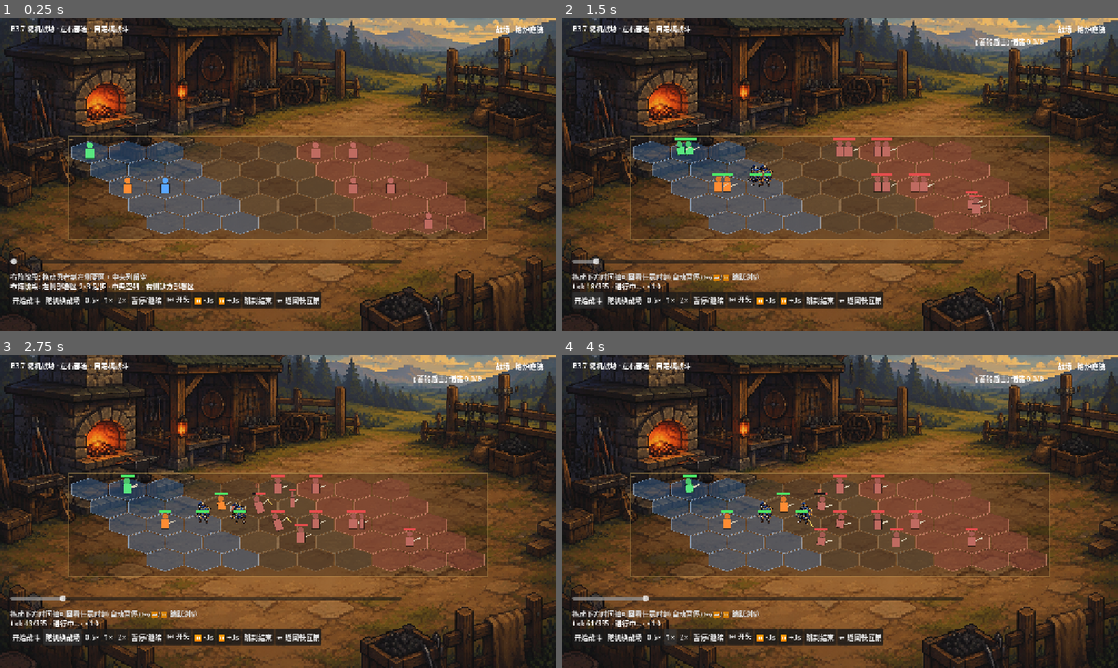
Above: before the commit, frames 1-4 (two rows, left to right).
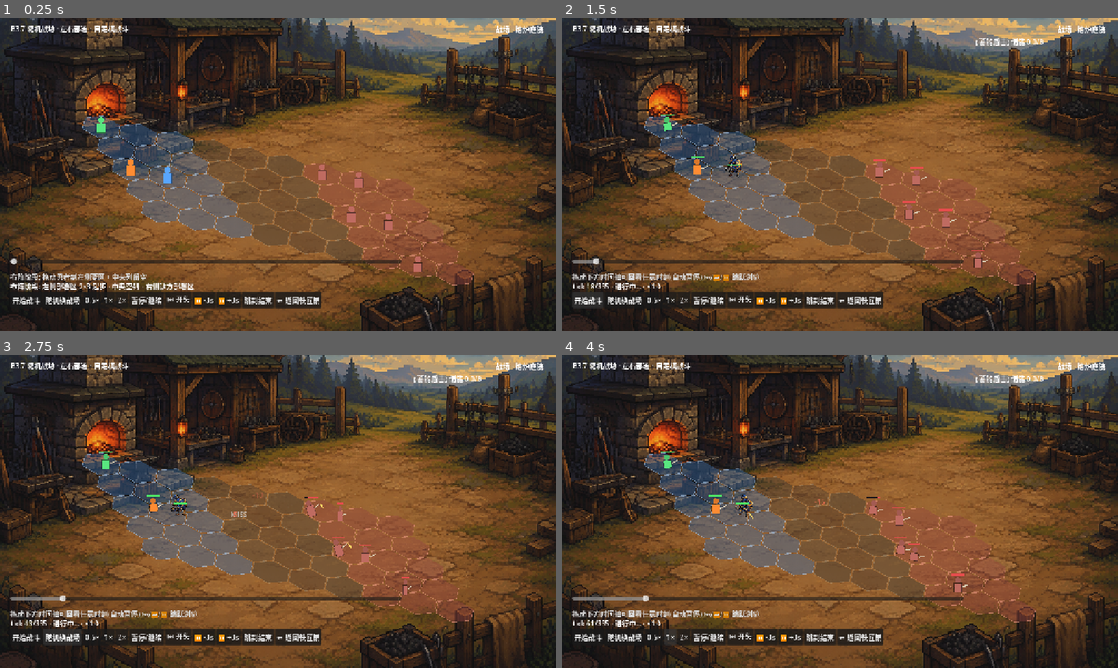
Above: after the commit, the same moments.

Repository: wuzhang114/forgegod
Game: Godot game, scene res://scenes/battle/battle_demo.tscn
The game is run twice, just before and just after one commit, with the same random seed, the same clock (stepped at 60 frames per second) and the same inputs. This scene is started directly instead of the project's main scene.
Inputs:
- Up to frame 1 (0.25 s): no input
- Up to frame 2 (1.5 s): click "开始战斗" at 0.5 s; click "开始战斗" at 1.25 s
- Up to frame 3 (2.75 s): click "随机换战场" at 2 s
- Up to frame 4 (4 s): click "0.5×" at 2.75 s; click "1×" at 3.5 s

The runs differ from the first frame. In frame 1, 17% of the frame differs, in the area x 12-88%, y 31-86%; in frame 2, 17%, in the area x 12-88%, y 30-86%; in frame 3, 17%; in frame 4, 17%.

Commit message:
fix(battle): 4 视觉修复 - 棋盘贴地/去矩形框/12° 偏转/残留幽灵+回放

Diff:
--- a/godot-prototype/scenes/battle/battle_demo.gd
+++ b/godot-prototype/scenes/battle/battle_demo.gd
@@ -37,7 +37,10 @@
 
 const HEX_SIZE := 50.0
 const Y_SQUASH := 0.54
-const BOARD_CENTER := Vector2(640, 390)
+const BOARD_TILT_DEG := 12.0  # 整个六边形战场轻微偏转(视觉风格)
+const BOARD_CENTER := Vector2(640, 430)  # 兜底;实际每张地图用 ground_y(贴地面带)
+const TILT_C := 0.9781476007   # cos(12°)
+const TILT_S := 0.2079116908   # sin(12°)
 
 ## 每张图只承担环境与平整地面，中心棋盘由 _draw_board() 叠加。
 const BATTLE_BACKGROUNDS := {
@@ -52,16 +55,16 @@
 const BATTLE_MAPS := [
 	{"id": "forge_courtyard", "label": "熔炉庭院", "q_min": 0, "q_max": 8,
 		"r_min": 0, "r_max": 4, "player_q_min": 0, "player_q_max": 2,
-		"enemy_q_min": 6, "enemy_q_max": 8, "gap_q": 4},
+		"enemy_q_min": 6, "enemy_q_max": 8, "gap_q": 4, "ground_y": 420},
 	{"id": "ruined_road", "label": "断垣关道", "q_min": 0, "q_max": 7,
 		"r_min": 0, "r_max": 4, "player_q_min": 0, "player_q_max": 1,
-		"enemy_q_min": 6, "enemy_q_max": 7, "gap_q": 4},
+		"enemy_q_min": 6, "enemy_q_max": 7, "gap_q": 4, "ground_y": 468},
 	{"id": "crystal_mine", "label": "蓝晶矿窟", "q_min": 0, "q_max": 6,
 		"r_min": 0, "r_max": 3, "player_q_min": 0, "player_q_max": 1,
-		"enemy_q_min": 5, "enemy_q_max": 6, "gap_q": 3},
+		"enemy_q_min": 5, "enemy_q_max": 6, "gap_q": 3, "ground_y": 395},
 	{"id": "autumn_shrine", "label": "秋枫神台", "q_min": 0, "q_max": 8,
 		"r_min": 0, "r_max": 3, "player_q_min": 0, "player_q_max": 2,
-		"enemy_q_min": 6, "enemy_q_max": 8, "gap_q": 4},
+		"enemy_q_min": 6, "enemy_q_max": 8, "gap_q": 4, "ground_y": 434},
 ]
 
 const HERO_COLORS := {"guard": Color(0.35, 0.65, 1.0), "duelist": Color(1.0, 0.55, 0.2),
@@ -115,10 +118,14 @@
 
 ## ---------------- 坐标 ----------------
 
+## 战场整体偏转(行向倾斜),格与六边形共用同一变换,保证拼接对齐。
+func _tilt(v: Vector2) -> Vector2:
+	return Vector2(v.x * TILT_C - v.y * TILT_S, v.x * TILT_S + v.y * TILT_C)
+
+
 func px_of(grid: Vector2i) -> Vector2:
 	var p := Grid.to_pixel(grid, HEX_SIZE)
-	var proj := Vector2(p.x, p.y * Y_SQUASH)
-	return board_origin + proj
+	return board_origin + _tilt(Vector2(p.x, p.y * Y_SQUASH))
 
 
 func pick_grid(mouse_px: Vector2) -> Vector2i:
@@ -154,7 +161,9 @@
 	var min_px := Grid.to_pixel(Vector2i(int(battle_map.q_min), int(battle_map.r_min)), HEX_SIZE)
 	var max_px := Grid.to_pixel(Vector2i(int(battle_map.q_max), int(battle_map.r_max)), HEX_SIZE)
 	var center := Vector2((min_px.x + max_px.x) * 0.5, (min_px.y + max_px.y) * 0.5 * Y_SQUASH)
-	board_origin = BOARD_CENTER - center
+	# 中心竖坐标跟随该地图的地面带(由背景采样定标),让棋盘与地面贴合
+	var ground_y := float(battle_map.get("ground_y", int(BOARD_CENTER.y)))
+	board_origin = Vector2(BOARD_CENTER.x, ground_y) - _tilt(center)
 
 
 func _board_bounds() -> Dictionary:
@@ -256,6 +265,10 @@
 	run.add_contract("c_bulwark", checked.ast, "hero_1",
 		{"id": "w_1", "max_durability": 100.0, "durability": 100.0, "defects": []})
 	snapshots = []
+	# 清理上一次战斗残留的纸片人(重开战斗时必须释放旧节点,否则幽灵残影叠加)
+	for u in unit_nodes.values():
+		if is_instance_valid(u):
+			u.queue_free()
 	unit_nodes = {}
 	for _t in range(total_ticks):
 		run.tick_once()
@@ -322,8 +335,9 @@
 	queue_redraw()
 
 
-## 重放: 跳转到任意 tick(立即刷新单位与特效,不播移动动画)
+## 重放: 跳转到任意 tick(立即刷新单位与特效,不播移动动画;跳转即暂停,便于细看)
 func _set_tick(t: int) -> void:
+	paused = true
 	play_tick = clampi(t, 0, total_ticks)
 	_update_units(false)
 	_dispatch_effects(play_tick)
@@ -419,17 +433,7 @@
 
 
 func _draw_board() -> void:
-	var min_p := Vector2(INF, INF)
-	var max_p := Vector2(-INF, -INF)
-	for q in range(int(battle_map.get("q_min", 0)), int(battle_map.get("q_max", 7)) + 1):
-		for r in range(int(battle_map.get("r_min", 0)), int(battle_map.get("r_max", 4)) + 1):
-			var cell_p := px_of(Vector2i(q, r))
-			min_p = min_p.min(cell_p)
-			max_p = max_p.max(cell_p)
-	var board_rect := Rect2(min_p - Vector2(HEX_SIZE, HEX_SIZE * 0.75),
-			max_p - min_p + Vector2(HEX_SIZE * 2.0, HEX_SIZE * 1.5))
-	draw_rect(board_rect, Color(0.04, 0.04, 0.05, 0.28), true)
-	draw_rect(board_rect, Color(0.95, 0.78, 0.42, 0.36), false, 2.0)
+	# 只画六边形(无大矩形底框),六边形随战场整体偏转
 	for q in range(int(battle_map.get("q_min", 0)), int(battle_map.get("q_max", 7)) + 1):
 		for r in range(int(battle_map.get("r_min", 0)), int(battle_map.get("r_max", 4)) + 1):
 			var c := Vector2i(q, r)
@@ -454,7 +458,8 @@
 	var out := PackedVector2Array()
 	for i in 6:
 		var ang := deg_to_rad(60.0 * i - 30.0)
-		out.append(p + Vector2(cos(ang), sin(ang) * Y_SQUASH) * (HEX_SIZE - 2.0))
+		# 顶点按战场同一偏转变换,相邻六边形拼接保持对齐
+		out.append(p + _tilt(Vector2(cos(ang), sin(ang) * Y_SQUASH)) * (HEX_SIZE - 2.0))
 	return out
 
 
@@ -497,6 +502,7 @@
 	var alive := true
 	var bob := 0.0
 	var texture: Texture2D = null
+	var mv_tween: Tween = null
 
 	func _init(id: String, c: Color, p: Vector2, tex: Texture2D = null) -> void:
 		eid = id
@@ -513,6 +519,10 @@
 		alive = e.alive
 		# 死亡单位彻底隐藏(重放时同样生效)
 		visible = alive
+		# 任何位置变更前先杀掉在途移动 tween: 回放跳转后旧 tween 会把单位拖去过期位置
+		if mv_tween and mv_tween.is_valid():
+			mv_tween.kill()
+			mv_tween = null
 		# 移动/转向: 格变化时朝目标方向翻面 + 滑动(重放跳转则直接落位)
 		if e.grid != grid:
 			var dir := 1.0 if e.grid.x >= grid.x else -1.0
@@ -520,8 +530,8 @@
 				_flip()
 			grid = e.grid
 			if animate:
-				var tw := create_tween()
-				tw.tween_property(self, "position", px, 0.22).set_trans(Tween.TRANS_SINE)
+				mv_tween = create_tween()
+				mv_tween.tween_property(self, "position", px, 0.22).set_trans(Tween.TRANS_SINE)
 			else:
 				position = px
 		elif not animate:
Not shown, changed: session-log.md
